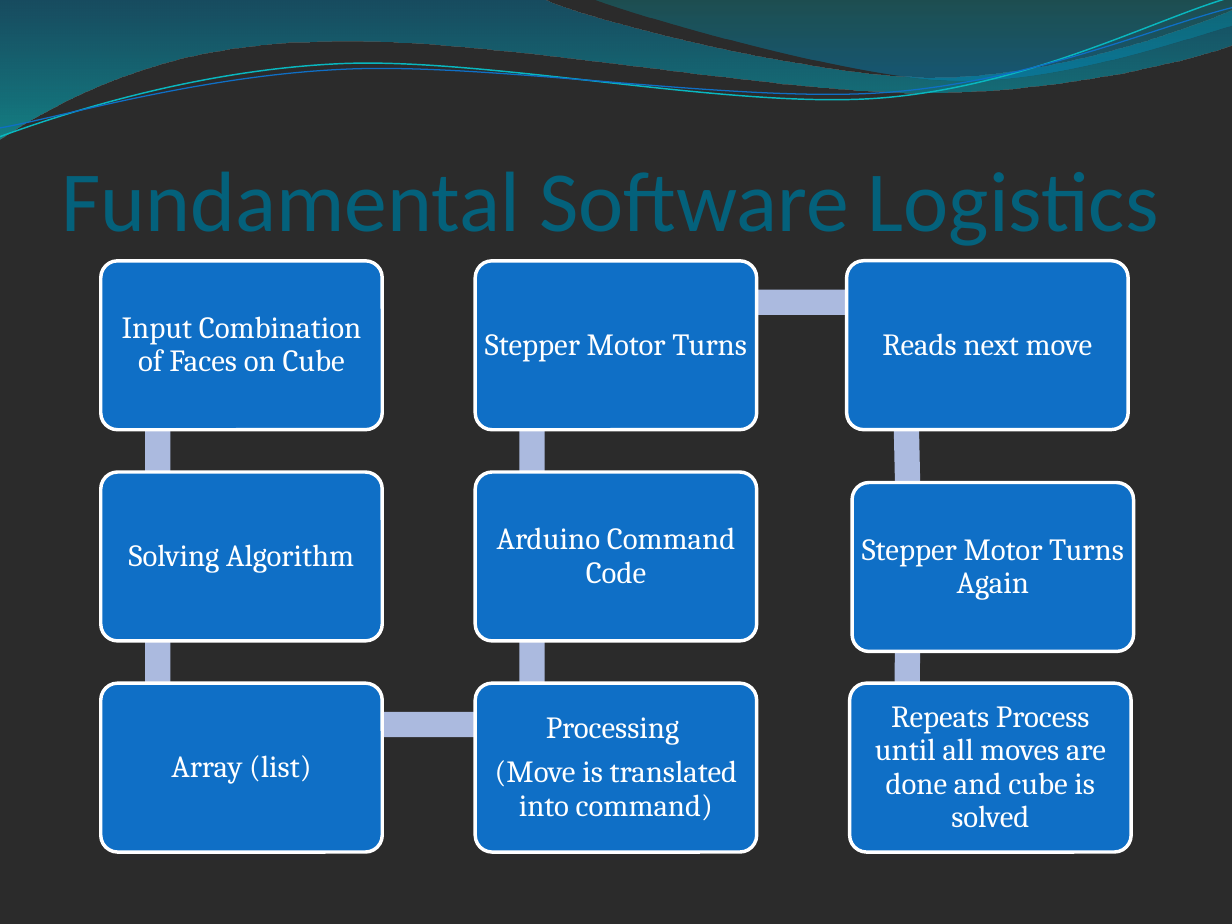
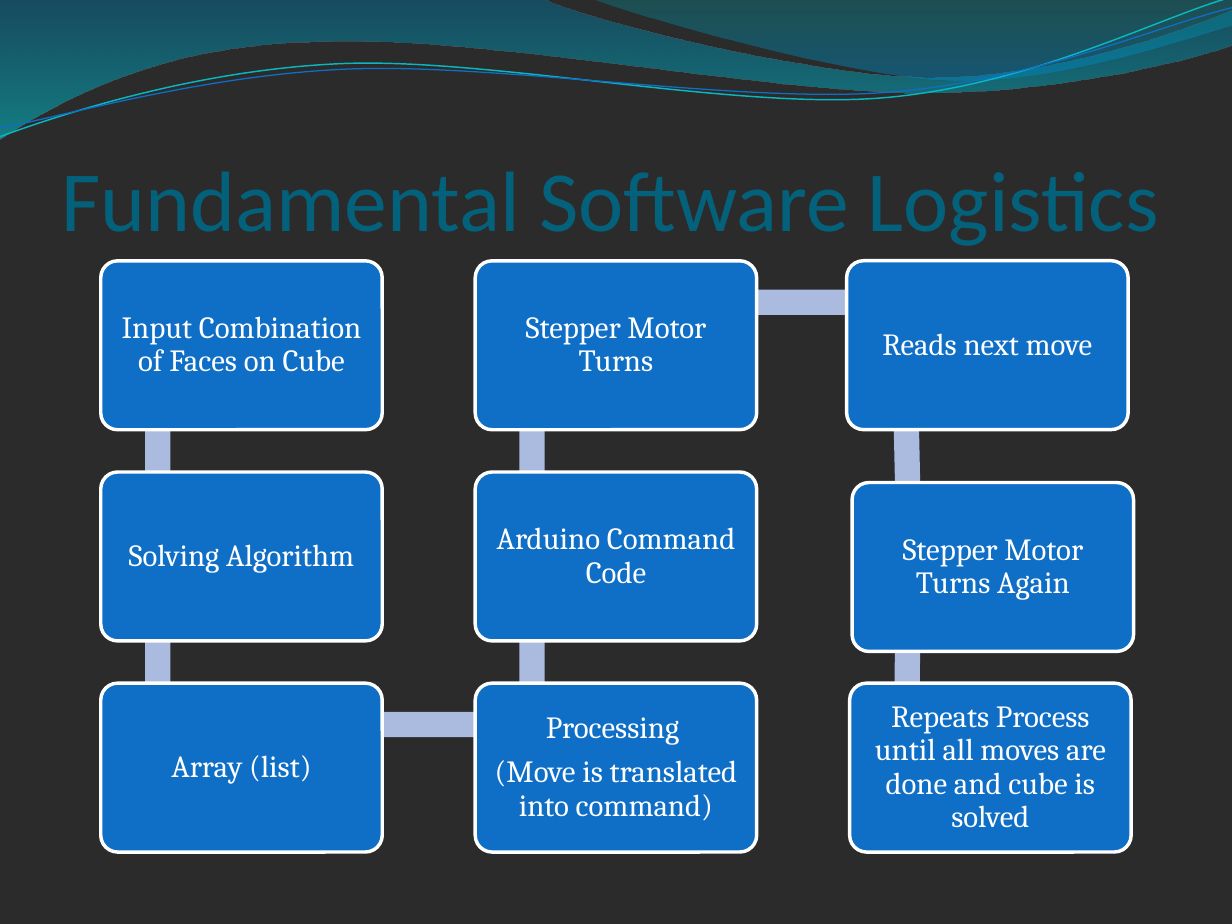
Before and after one commit to jconnolly171/RCS, a slide deck: slide 7 of Leap Presentation.pptx. Drawn at 1232x924 pixels with LibreOffice and Linux fonts; fonts in the diff are those of the drawing; background and template pictures are left out; a plain dark background stands for a picture behind light text. Boxes give left, top, right and bottom in pixels: in the first picture for what was removed or moved away, otherwise in the second. Text is boxed around its words. In the diff, an @@ line names an element or a change of style, - is before the commit and + after.

```diff
--- a/Leap Presentation.pptx
+++ b/Leap Presentation.pptx
@@ text "Stepper Motor Turns" rewrapped from (485,334,747,362) to (526,317,706,372) @@
@@ text "Stepper Motor Turns Again" rewrapped from (862,539,1124,600) to (903,539,1083,600) @@
```
Also in this commit, not shown: 1 other slide changed.
